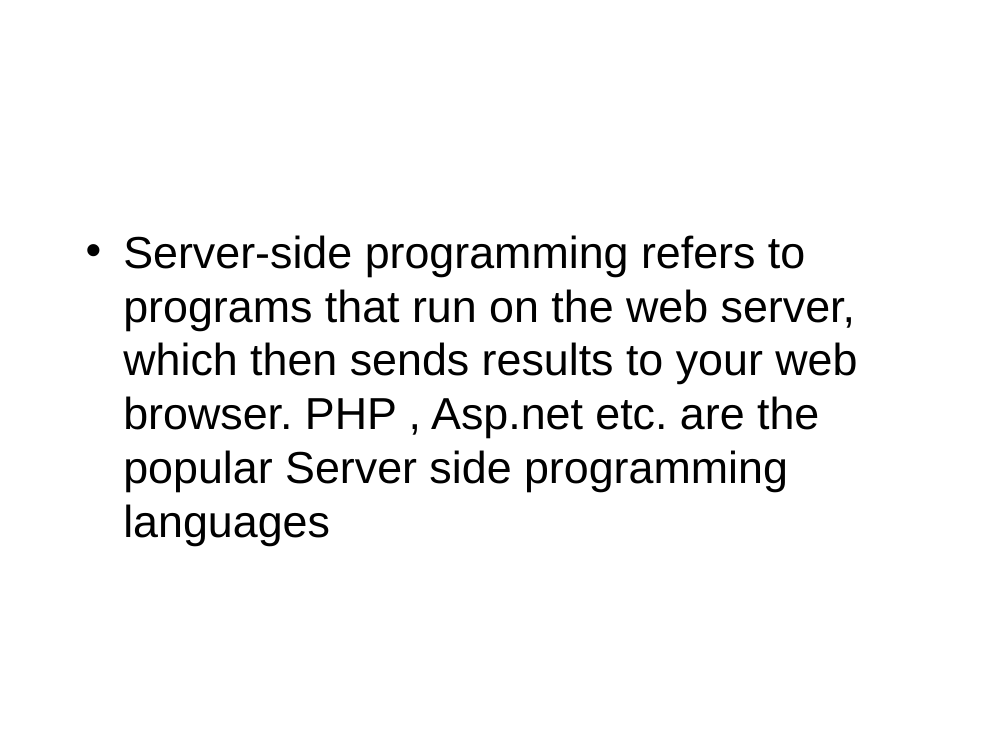
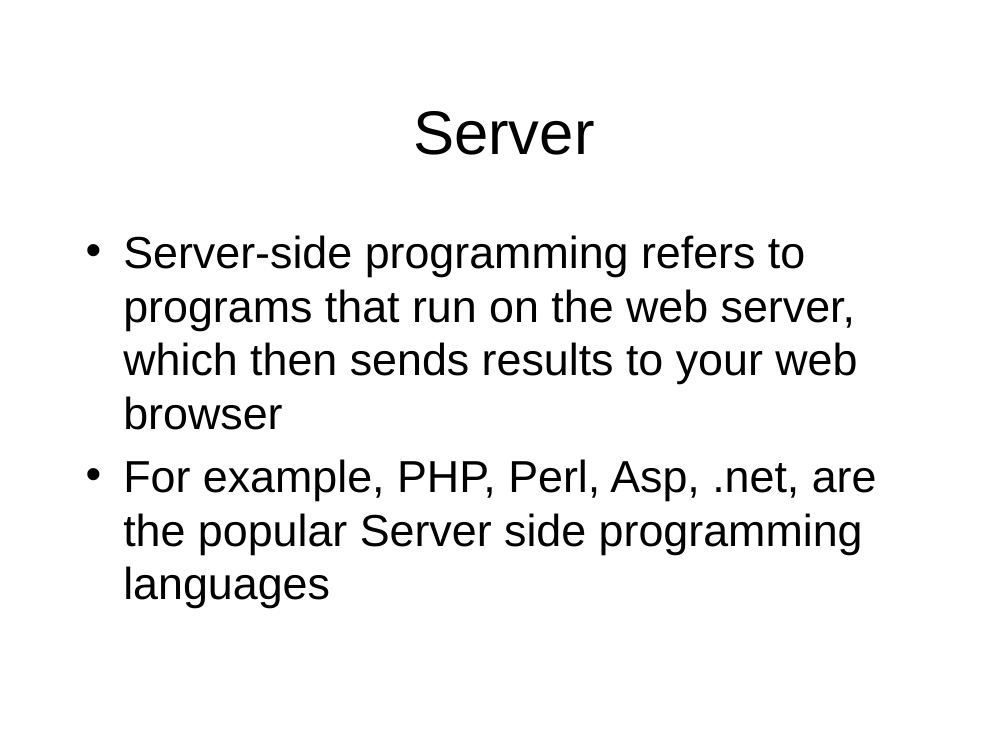
Before and after one commit to octaviordz/zjnu2017.github.io, a slide deck: slide 19 of WAD/lectures/080--Dynamic.vs.Static.Websites.pptx (slide 15 before the commit). Drawn at 1008x756 pixels with LibreOffice and Linux fonts; fonts in the diff are those of the drawing. Boxes give left, top, right and bottom in pixels: in the first picture for what was removed or moved away, otherwise in the second. Text is boxed around its words. In the diff, an @@ line names an element or a change of style, - is before the commit and + after.

```diff
--- a/WAD/lectures/080--Dynamic.vs.Static.Websites.pptx
+++ b/WAD/lectures/080--Dynamic.vs.Static.Websites.pptx
@@ title added at [413, 111, 594, 155], 44 pt, text #000000 @@
+Server
@@ text at [123, 235, 877, 608]: text changed @@
-• Server-side programming refers to programs that run on the web server, which then sends results to your web browser. PHP , Asp.net etc. are the popular Server side programming languages
+• Server-side programming refers to programs that run on the web server, which then sends results to your web browser
+• For example, PHP, Perl, Asp, .net, are the popular Server side programming languages
```
Also in this commit, not shown: 7 other slides changed, 10 slides added.
